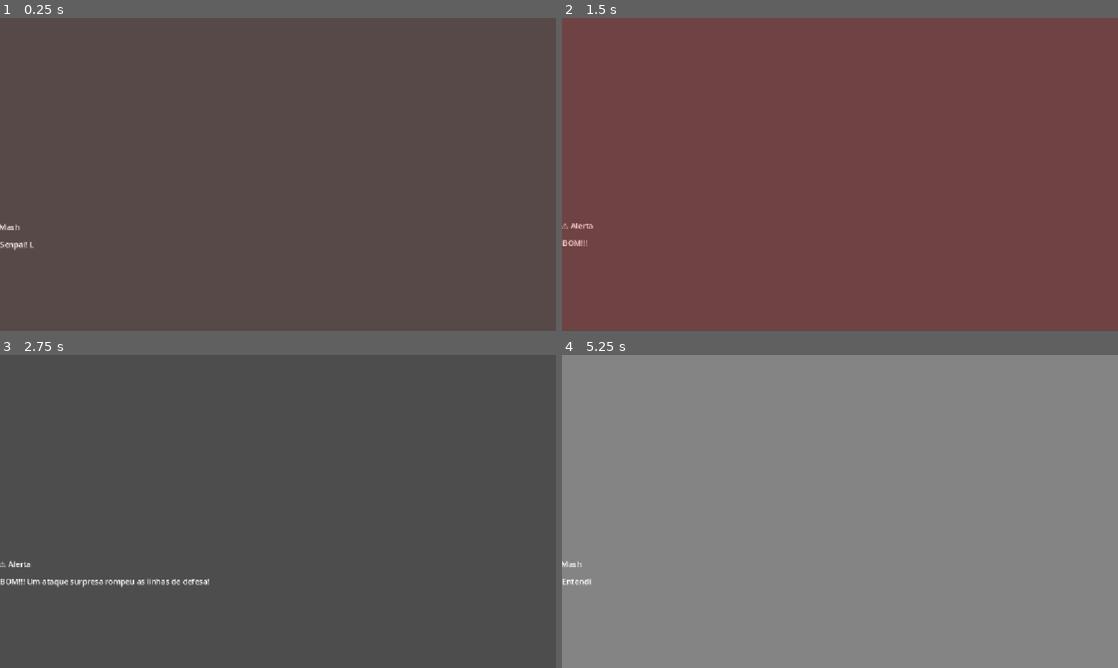
Above: before the commit, frames 1-4 (two rows, left to right).
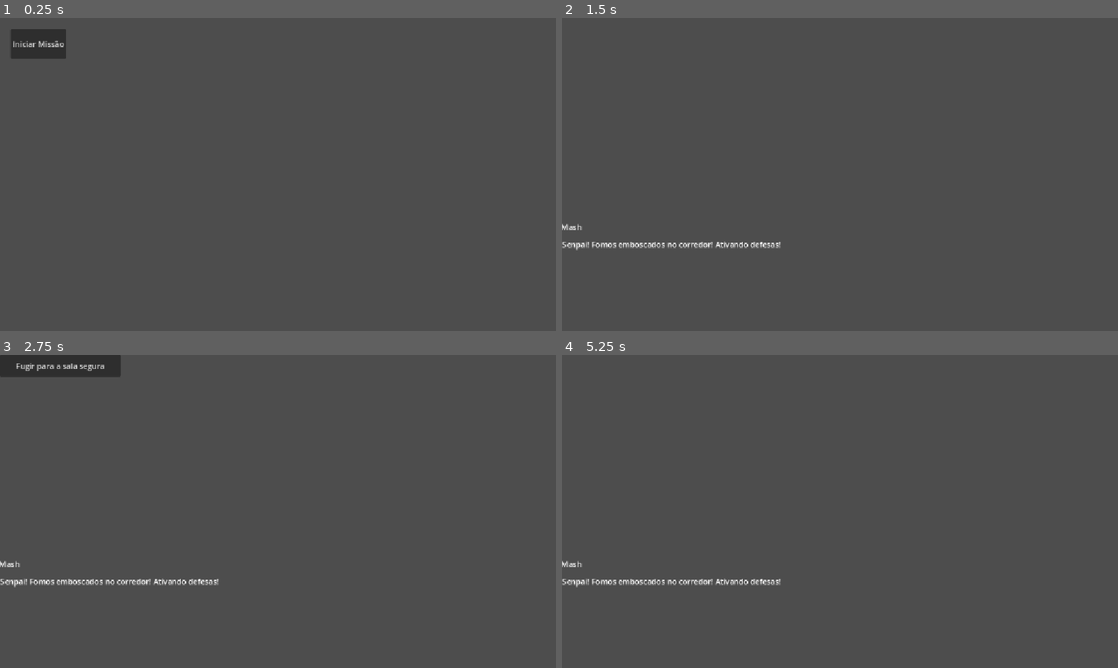
Above: after the commit, the same moments.

Repository: sofia-romao/JRPG-Mobile
Game: Godot game, scene res://main.tscn
Same seed, same stepped clock (60 frames per second), same inputs: the game is played once before the commit and once after it.
Inputs (mouse positions are in pixels of both pictures, inside the frame that each line leads up to):
- Up to frame 1 (0.25 s): no input
- Up to frame 2 (1.5 s): click (600, 43) at 0.5 s, where only the run after the commit has a clickable "Iniciar Missão"; click (840, 174) at 1.25 s
- Up to frame 3 (2.75 s): click (278, 511) at 2 s
- Up to frame 4 (5.25 s): click (623, 364) at 2.75 s, where only the run after the commit has a clickable "Fugir para a sala segura"; click (623, 380) at 3.5 s, where only the run after the commit has a clickable "Continuar Missão (Parte 2)"; click (600, 380) at 4.25 s, where only the run after the commit has a clickable "Iniciar Missão"; click (623, 364) at 5 s, where only the run before the commit has a clickable "Mash, contra-atacar com tudo!"

The runs differ from the first frame. In frame 1, 1.0% of the frame differs, in the area x 0-12%, y 3-75%; in frame 2, 100%; in frame 3, 2.0%; in frame 4, 100%, in the area x 0-100%, y 0-100%.

Commit message:
fluxo exploração/diálogo
Implementado o sistema de seleção de missão que acarreta em diálogo. Implementado sistema de missões compostas, nas quais o jogador precisa decidir continuar ou abortar, enquanto os personagens ficam com o hp persistindo entre cenários. falta implementar a tranca para que o jogador não consiga trocar de personagens entre missões.

Diff:
--- a/fgo-dialogue/dialogue_manager.gd
+++ b/fgo-dialogue/dialogue_manager.gd
@@ -19,15 +19,16 @@
 var _current_tween: Tween = null
 
 func _ready() -> void:
-	# Impede que cliques na interface passem para o mapa ou jogo atrás dela
+	# Impede que cliques passem para o fundo
 	mouse_filter = Control.MOUSE_FILTER_STOP
 	visible = false
 
-	# Garante que o botão invisível avance o diálogo ao ser clicado
+	# Garante a conexão do botão invisível de avançar
 	if next_button:
 		next_button.pressed.connect(_on_next_clicked)
-	else:
-		push_error("DialogueManager: O NextButton não foi arrastado no Inspector!")
+
+	# 🔴 REMOVA OU COMENTE qualquer linha aqui dentro que faça menção a:
+	# _rodar_teste() ou que instancie um DialogueTester antigo!
 
 func start_dialogue(story: StoryEvent) -> void:
 	if story == null or story.dialogue_lines.is_empty():
@@ -122,17 +123,16 @@
 
 func _on_escolha_selecionada(choice: StoryChoice) -> void:
 	_limpar_botoes_de_escolha()
+
+	# 1. Avisa a Main para aplicar o pacote de dados do Resource (Modificar HP, flags, etc.)
 	if choice.trigger_game_event != null:
 		game_event_triggered.emit(choice.trigger_game_event)
-		# Se o evento for de batalha, interrompemos o fluxo de texto aqui, pois a Main vai deletar essa cena
-		if choice.trigger_game_event.tipo_evento == GameEvent.EventType.INICIAR_BATALHA:
-			return
-	if next_button: next_button.visible = true
 
-	if choice.next_event:
+	# 2. Depois decide de forma cega se continua o texto ou se encerra
+	if choice.next_event != null:
 		start_dialogue(choice.next_event)
 	else:
-		_fechar_dialogo()
+		_fechar_dialogo() # Força o encerramento seguro e emite o dialogue_finished!
 
 func _limpar_botoes_de_escolha() -> void:
 	if choices_container:
--- a/fgo-dialogue/game_event.gd
+++ b/fgo-dialogue/game_event.gd
@@ -2,15 +2,14 @@
 class_name GameEvent
 
 # Definimos os tipos de comandos que um evento pode disparar no seu RPG
-enum EventType { INICIAR_BATALHA, CONCLUIR_MISSAO, GANHAR_ITEM }
+enum EventType { INICIAR_BATALHA,
+	CONCLUIR_MISSAO,
+	MODIFICAR_ATRIBUTO}
 
 @export_category("Configuração Geral")
 @export var tipo_evento: EventType = EventType.INICIAR_BATALHA
 
-@export_group("Dados de Batalha (Estilo Pokémon/FGO)")
-@export var inimigos: Array[String] = [] # IDs dos inimigos que vão surgir (ex: ["goblin_01", "orc_02"])
-@export var cenario_fundo: Texture2D    # A imagem de fundo da arena onde a luta vai acontecer
-
-@export_group("Dados de Progresso e Recompensas")
-@export var quest_id: String = ""       # ID da missão a ser afetada no banco de dados global
-@export var item_id: String = ""        # ID do item caso o jogador ganhe algo no diálogo
+@export_group("Comandos de Modificação")
+@export var set_missao_em_andamento: bool = false # Seta o PlayerData.missao_em_andamento
+@export var heroi_id: String = ""                 # ID do herói a ser afetado (ex: "mash_01")
+@export var hp_modifier: int = 0                  # Quantidade de HP (ex: -40 para dano, 100 para cura)
--- a/fgo-dialogue/main.gd
+++ b/fgo-dialogue/main.gd
@@ -5,7 +5,7 @@
 @export var scene_container: Node
 
 # Caminhos absolutos das três cenas equivalentes
-const EXPLORATION_SCENE_PATH = "res://scenes/exploration_menu.tscn"
+const EXPLORATION_SCENE_PATH = "res://test_exploration_scene.tscn"
 const DIALOGUE_SCENE_PATH = "res://scenes/dialogue_box.tscn"
 const COMBAT_SCENE_PATH = "res://scenes/combat_arena.tscn"
 
@@ -68,20 +68,28 @@
 
 # O Diálogo acabou normalmente (sem lutas) -> Devolve o jogador para a Exploração
 func _on_dialogue_terminou() -> void:
-	print("🔄 Main: Diálogo concluído. Retornando para a Exploração...")
+	# 🔴 O SEGREDO ESTÁ AQUI: Espera um frame para garantir que os sinais
+	# de GameEvent atualizaram o PlayerData antes de renderizar o mapa!
+	await get_tree().process_frame
+
+	print("\n📊 [STATUS DO TIME SALVO NO AUTOLOAD]")
+	for heroi_id in PlayerData.party_ativa:
+		var dados = PlayerData.get_dados_heroi(heroi_id)
+		print("👤 %s -> HP Atual: %d/100" % [dados.get("nome"), dados.get("hp_atual")])
+	print("📌 Estado da Missão Em Andamento: ", PlayerData.missao_em_andamento)
+	print("-----------------------------------------\n")
+
 	_transicionar_para_cena(EXPLORATION_SCENE_PATH)
-
 # O Diálogo fez uma escolha que gerou um GameEvent (ex: Iniciar Batalha)
 func _on_dialogue_disparou_evento(event: GameEvent) -> void:
 	if event == null: return
 
-	if event.tipo_evento == GameEvent.EventType.INICIAR_BATALHA:
-		print("⚔️ Main: Diálogo solicitou combate! Instanciando a Arena...")
-		var arena = _transicionar_para_cena(COMBAT_SCENE_PATH)
-
-		if arena and arena.has_method("inicializar_batalha"):
-			# Injeta os dados brutos da batalha direto na nova cena de combate
-			arena.inicializar_batalha(event.inimigos, event.cenario_fundo)
+	PlayerData.missao_em_andamento = event.set_missao_em_andamento
+	if event.heroi_id != "" and event.hp_modifier != 0:
+		if PlayerData.colecao_herois.has(event.heroi_id):
+			var hp_velho = PlayerData.colecao_herois[event.heroi_id]["hp_atual"]
+			# Executa a matemática cega pura baseada no Resource
+			PlayerData.atualizar_hp(event.heroi_id, hp_velho + event.hp_modifier)
 
 # O Combate acabou -> Devolve o jogador para a Exploração
 func _on_combate_terminou(vitoria: bool) -> void:
--- /dev/null
+++ b/fgo-dialogue/player_data.gd
@@ -0,0 +1,78 @@
+extends Node
+# 💾 PLAYERDATA - Fonte de Verdade Global do Progresso do Jogador
+
+# --- 1. CONFIGURAÇÕES GERAIS ---
+const MAX_PARTY_SIZE : int = 3
+
+# --- 2. ESTADO DA MISSÃO COMPOSTA ("EM ANDAMENTO") ---
+var missao_em_andamento: bool = false
+var id_missao_ativa: String = ""
+
+# --- 3. BANCO DE DADOS DE ITENS (INVENTÁRIO) ---
+# Chave: ID do Item | Valor: Quantidade atual no bolso
+var inventario_itens: Dictionary = {
+	"potion_p": 5,   # Começa com 5 poções pequenas
+	"potion_g": 2    # Começa com 2 poções grandes
+}
+
+# --- 4. BANCO DE DADOS DA COLEÇÃO DE HERÓIS (A "BOX") ---
+# Todos os heróis obtidos guardam sua XP e HP aqui de forma independente,
+# mesmo se estiverem fora da party ativa!
+var colecao_herois: Dictionary = {
+	"mash_01": {
+		"nome": "Mash Kyrielight",
+		"xp": 1200,
+		"hp_atual": 100,
+	},
+	"artoria_05": {
+		"nome": "Altria Pendragon",
+		"xp": 5000,
+		"hp_atual": 150,
+	},
+	"heroi_generico": {
+		"nome": "Recruta de Chaldea",
+		"xp": 0,
+		"hp_atual": 80,
+	}
+}
+
+# --- 5. EQUIPE ATIVA (A PARTY) ---
+# Guarda apenas as chaves (IDs) de quem vai para o combate no momento.
+var party_ativa: Array[String] = ["mash_01", "artoria_05"]
+
+# --- FUNÇÕES DE MANIPULAÇÃO SEGURA DE DADOS ---
+
+## Adiciona XP para qualquer herói da coleção, esteja ele na party ou não
+func adicionar_xp(id_heroi: String, quantidade: int) -> void:
+	if colecao_herois.has(id_heroi):
+		colecao_herois[id_heroi]["xp"] += quantidade
+		print("✨ [PlayerData] %s ganhou %d de XP! Total: %d" % [id_heroi, quantidade, colecao_herois[id_heroi]["xp"]])
+
+## Atualiza o HP de um herói após sofrer dano ou ser curado
+func atualizar_hp(id_heroi: String, novo_hp: int) -> void:
+	if colecao_herois.has(id_heroi):
+		colecao_herois[id_heroi]["hp_atual"] = max(0, novo_hp)
+		print("💾 [PlayerData] HP de %s atualizado para: %d" % [id_heroi, novo_hp])
+
+## Consome um item do inventário para curar um herói na tela de exploração
+func usar_item_de_cura(item_id: String, id_heroi: String, valor_cura: int) -> bool:
+	# Verifica se o jogador tem o item disponível
+	if not inventario_itens.has(item_id) or inventario_itens[item_id] <= 0:
+		print("❌ [PlayerData] Item insuficiente ou inexistente!")
+		return false
+
+	if colecao_herois.has(id_heroi):
+		# Deduz o item do inventário
+		inventario_itens[item_id] -= 1
+
+		# Aplica a cura (Aqui futuramente travaremos o teto baseado no HP Máximo pelo nível)
+		var hp_antigo = colecao_herois[id_heroi]["hp_atual"]
+		atualizar_hp(id_heroi, hp_antigo + valor_cura)
+
+		print("🧪 [PlayerData] %s usou %s. Quantidade restante: %d" % [id_heroi, item_id, inventario_itens[item_id]])
+		return true
+
+	return false
+## Retorna os dados brutos de um herói específico (Nome, HP, XP)
+func get_dados_heroi(id_heroi: String) -> Dictionary:
+	return colecao_herois.get(id_heroi, {})
--- a/fgo-dialogue/project.godot
+++ b/fgo-dialogue/project.godot
@@ -15,6 +15,10 @@
 config/features=PackedStringArray("4.7", "GL Compatibility")
 config/icon="res://icon.svg"
 
+[autoload]
+
+PlayerData="*uid://6xoujgithhsj"
+
 [display]
 
 window/stretch/mode="canvas_items"
--- a/fgo-dialogue/scenes/dialogue_box.tscn
+++ b/fgo-dialogue/scenes/dialogue_box.tscn
@@ -1,7 +1,6 @@
 [gd_scene format=3 uid="uid://ctwonplhnpd0r"]
 
 [ext_resource type="Script" uid="uid://byeskm8og8tco" path="res://dialogue_manager.gd" id="1_senjy"]
-[ext_resource type="Script" uid="uid://dggbsbo8hrgg4" path="res://dialogue_tester.gd" id="2_n23yb"]
 
 [node name="DialogueBox" type="Control" unique_id=1614894843 node_paths=PackedStringArray("name_label", "text_label", "portrait_rect", "choices_container", "next_button")]
 layout_mode = 3
@@ -67,6 +66,3 @@
 grow_horizontal = 2
 grow_vertical = 2
 flat = true
-
-[node name="DialogueTester" type="Node" parent="." unique_id=1427837285]
-script = ExtResource("2_n23yb")
--- /dev/null
+++ b/fgo-dialogue/test_exploration_scene.gd
@@ -0,0 +1,70 @@
+extends Control
+
+signal missao_iniciada(story_event: StoryEvent)
+signal missao_abortada
+
+@export var botao_missao: Button
+@export var botao_abortar: Button
+
+func _ready() -> void:
+	_atualizar_interface_do_mapa()
+
+func _atualizar_interface_do_mapa() -> void:
+	if PlayerData.missao_em_andamento:
+		botao_missao.text = "Continuar Missão (Parte 2)"
+		botao_abortar.visible = true
+	else:
+		botao_missao.text = "Iniciar Missão"
+		botao_abortar.visible = false
+
+func _on_botao_missao_pressed() -> void:
+	var evento = StoryEvent.new()
+	var novas_linhas: Array[StoryLine] = []
+	var novas_escolhas: Array[StoryChoice] = []
+
+	if not PlayerData.missao_em_andamento:
+		# --- PARTE 1: CONFIGURA O EVENTO QUE TRAVA E DÁ DANO ---
+		var l1 = StoryLine.new()
+		l1.character_name = "Mash"
+		l1.text = "Senpai! Fomos emboscados no corredor! Ativando defesas!"
+		novas_linhas.append(l1)
+
+		var escolha = StoryChoice.new()
+		escolha.choice_text = "Fugir para a sala segura"
+
+		var ev_parte1 = GameEvent.new()
+		ev_parte1.set_missao_em_andamento = true # Manda ligar a flag
+		ev_parte1.heroi_id = "mash_01"
+		ev_parte1.hp_modifier = -40              # Manda tirar 40 de HP
+
+		escolha.trigger_game_event = ev_parte1
+		novas_escolhas.append(escolha)
+	else:
+		# --- PARTE 2: CONFIGURA O EVENTO QUE DESTRAVA E CURA ---
+		var l2 = StoryLine.new()
+		l2.character_name = "Mash"
+		l2.text = "Ufa, chegamos à sala segura! Missão cumprida, time restaurado!"
+		novas_linhas.append(l2)
+
+		var escolha_fim = StoryChoice.new()
+		escolha_fim.choice_text = "Descansar"
+
+		var ev_parte2 = GameEvent.new()
+		ev_parte2.set_missao_em_andamento = false # Manda desligar a flag
+		ev_parte2.heroi_id = "mash_01"
+		ev_parte2.hp_modifier = 40                 # Manda curar os 40 de HP de volta
+
+		escolha_fim.trigger_game_event = ev_parte2
+		novas_escolhas.append(escolha_fim)
+
+	evento.dialogue_lines = novas_linhas
+	evento.choices = novas_escolhas
+	missao_iniciada.emit(evento)
+
+func _on_botao_abortar_pressed() -> void:
+	PlayerData.missao_em_andamento = false
+	if PlayerData.colecao_herois.has("mash_01"):
+		PlayerData.colecao_herois["mash_01"]["hp_atual"] = 100
+
+	print("❌ [Mapa] Missão abortada! Mash foi totalmente curada.")
+	_atualizar_interface_do_mapa()
--- /dev/null
+++ b/fgo-dialogue/test_exploration_scene.tscn
@@ -0,0 +1,33 @@
+[gd_scene format=3 uid="uid://ixgblrbkgait"]
+
+[ext_resource type="Script" uid="uid://bikfb3rs8kydm" path="res://test_exploration_scene.gd" id="1_p8ray"]
+
+[node name="Node" type="Control" unique_id=1828037051 node_paths=PackedStringArray("botao_missao", "botao_abortar")]
+layout_mode = 3
+anchors_preset = 15
+anchor_right = 1.0
+anchor_bottom = 1.0
+grow_horizontal = 2
+grow_vertical = 2
+script = ExtResource("1_p8ray")
+botao_missao = NodePath("BotaoMissao")
+botao_abortar = NodePath("BotaoAbortar")
+
+[node name="BotaoMissao" type="Button" parent="." unique_id=2001587008]
+layout_mode = 0
+offset_left = 22.0
+offset_top = 23.0
+offset_right = 87.0
+offset_bottom = 84.0
+text = "Missao"
+
+[node name="BotaoAbortar" type="Button" parent="." unique_id=238682120]
+layout_mode = 0
+offset_left = 112.0
+offset_top = 18.0
+offset_right = 175.0
+offset_bottom = 86.0
+text = "Abortar"
+
+[connection signal="pressed" from="BotaoMissao" to="." method="_on_botao_missao_pressed"]
+[connection signal="pressed" from="BotaoAbortar" to="." method="_on_botao_abortar_pressed"]
Not shown, added: fgo-dialogue/player_data.gd.uid
Not shown, added: fgo-dialogue/test_exploration_scene.gd.uid
